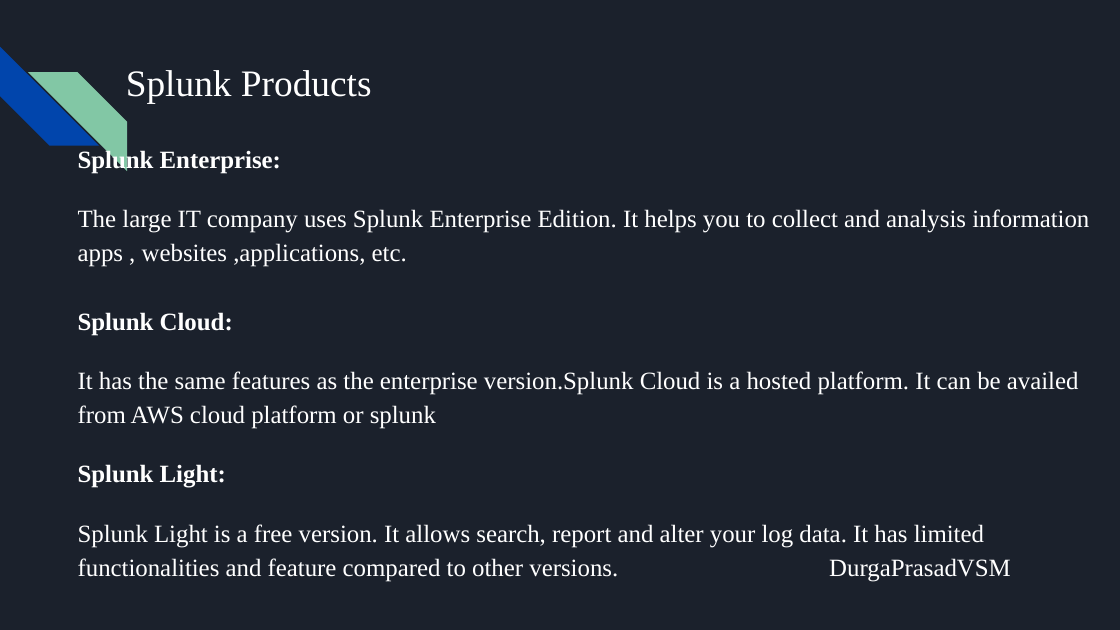
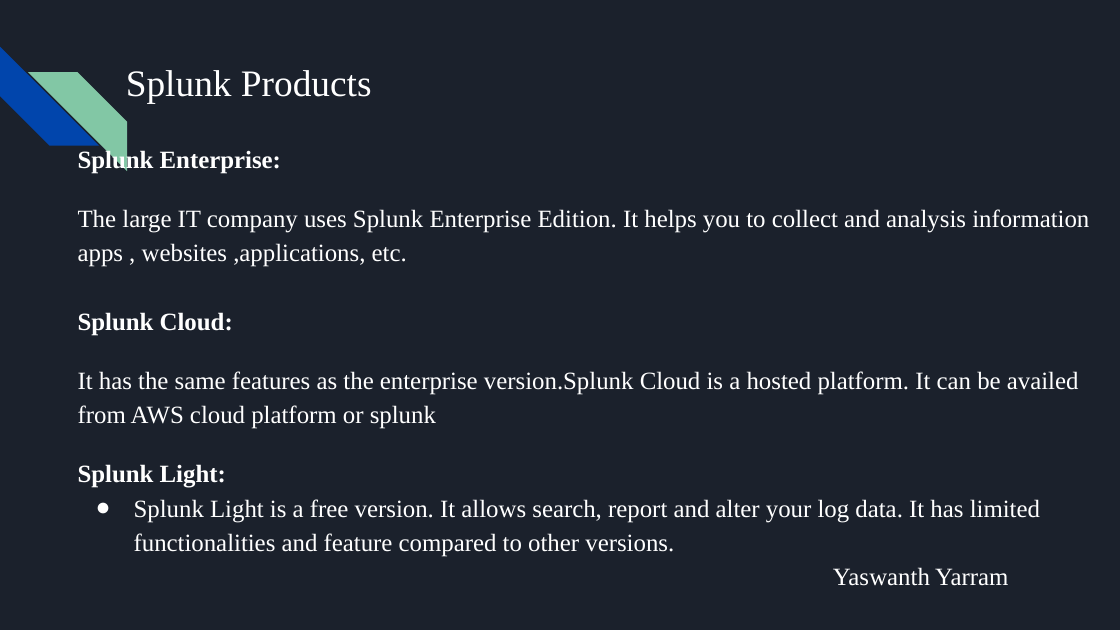
Before and after one commit to VSMDURGAPRASAD/splunk-project, a slide deck: slide 9 of docs/Splunk.pptx (slide 8 before the commit). Drawn at 1120x630 pixels with LibreOffice and Linux fonts; fonts in the diff are those of the drawing. Boxes give left, top, right and bottom in pixels: in the first picture for what was removed or moved away, otherwise in the second. Text is boxed around its words. In the diff, an @@ line names an element or a change of style, - is before the commit and + after.

Commit message:
made some changes to presentation

```diff
--- a/docs/Splunk.pptx
+++ b/docs/Splunk.pptx
@@ text at (134,499,1040,586): text changed @@
-Splunk Light is a free version. It allows search, report and alter your log data. It has limited functionalities and feature compared to other versions. DurgaPrasadVSM
+● Splunk Light is a free version. It allows search, report and alter your log data. It has limited functionalities and feature compared to other versions.
+Yaswanth Yarram
```
Also in this commit, not shown: 5 other slides changed.
